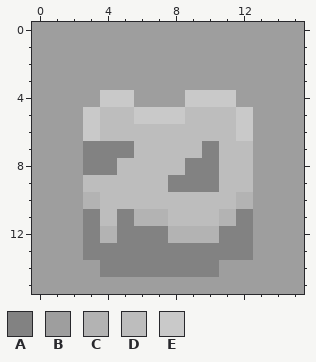
Pixel-art file, stored at Assets/Art/Icons/Items/Equipment/Chest/Tattered Shirt Icon.aseprite. Above, as it was before the edit.
16x16 pixels, 1 frame. Colours within 5 levels of each other are drawn and written as one.
Palette (. is transparent): A #828282  B #9e9e9e  C #b3b3b3  D #bdbdbd  E #c9c9c9
After the commit:
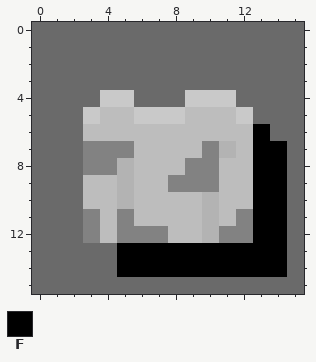
Colours new in this view: F #000000
The edit:
layer "Shadow" removed
layer "Item" removed
@@ palette @@
-B #9e9e9e
+B #6a6a6a
--- layer "Background"
@@ x 0..15 @@
  5 BBBEDDEEEDDDEBBB
- 6 BBBEDDDDDDDDEBBB
- 7 BBBAAADDDDADDBBB
- 8 BBBAADDDDAADDBBB
- 9 BBBDDDDDAAADDBBB
-10 BBBCDDDDDDDDCBBB
-11 BBBADACCDDDCABBB
-12 BBBACAAACCCAABBB
-13 BBBAAAAAAAAAABBB
-14 BBBBAAAAAAABBBBB
+ 6 BBBDDDDDDDDDDFBB
+ 7 BBBAAADDDDACDFFB
+ 8 BBBAACDDDAADDFFB
+ 9 BBBDDCDDAAADDFFB
+10 BBBDDCDDDDCDDFFB
+11 BBBADADDDDCDAFFB
+12 BBBADAAADDCAAFFB
+13 BBBBBFFFFFFFFFFB
+14 BBBBBFFFFFFFFFFB
 15 BBBBBBBBBBBBBBBB
Pixel boxes of the changes (left, top, right, bottom) in both pictures:
changed: (32, 22, 304, 294)
